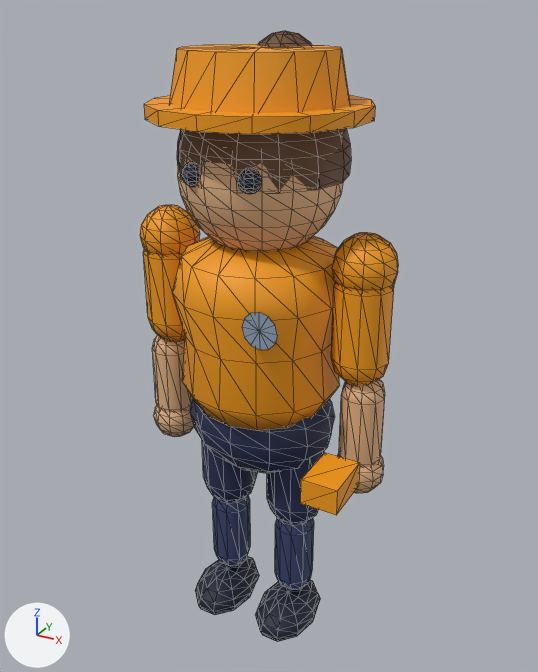
The glTF model apps/dashboard/public/assets/characters/release_agent.glb, before and after one commit.
The view is the same before and after, from a 50 mm camera at (1.33, -2.36, 2.56) aimed at (0.0, 0.06, 1.36). The axes (+X, +Y, +Z) are drawn at lower left. The lights are the same throughout. The older version comes first. Mesh edges are drawn as thin lines. Vertices at exactly the same position are counted once.

The older version as bpy lines, for what is in view:
```python
me_mesh_0 = bpy.data.meshes.new('Mesh_0')
me_mesh_0.from_pydata(...)  # 1954 vertices, 3510 faces; spans x -0.54..0.54, y -0.4..0.4, z 0.02..2.49
me_mesh_0.materials.append(mat_material_0)
ob_mesh_0 = bpy.data.objects.new('Mesh_0', me_mesh_0)
ob_mesh_0.location = (0.0, 0.0, 0.0)
```
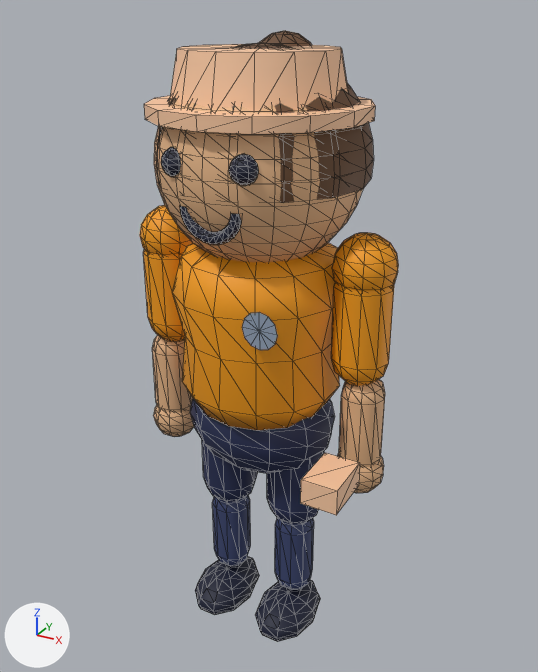
The edits, one by one:
me_mesh_0 is used by ob_mesh_0; location (0.0, 0.0, 0.0).
me_mesh_0 had 1954 vertices, 3510 faces and spanned x -0.54..0.54, y -0.4..0.4, z 0.02..2.49.
me_mesh_0 now has 2099 vertices, 3786 faces and spans x -0.54..0.54, y -0.4..0.41, z 0.02..2.49.
me_mesh_0 part 1: the loose piece of 141 vertices spanning x -0.31..0.31, y -0.29..0.33, z 2.01..2.38 is scaled about its middle by 1.25, then moved by (0.0, 0.0, 0.03).
me_mesh_0 part 2: a new loose piece of 78 vertices spanning x -0.12..0.12, y -0.35..-0.32, z 1.84..1.96, in mat_material_0.
me_mesh_0 part 3: 363 vertices removed from x -0.3..0.3, y -0.31..0.3, z 1.72..2.32; 430 vertices added at x -0.38..0.38, y -0.38..0.38, z 1.68..2.43.
me_mesh_0 part 4: 124 kept faces spanning x -0.39..0.51, y -0.4..0.4, z 0.95..2.44 get new vertex colours; the middle colour goes from orange #f59e0b to beige #fdcca5.

What differs and where, as boxes [x1, y1, x2, y2] in the pictures (538 x 672 px; the box of a moved part takes in the faces that stretch with it):
part 1 of me_mesh_0, moved or reshaped: before [177, 128, 351, 193]; after [156, 43, 374, 203]
part 2 of me_mesh_0, added: after [180, 206, 242, 245]
part 3 of me_mesh_0, moved or reshaped: before [177, 156, 343, 252]; after [154, 99, 363, 262]
part 4 of me_mesh_0, recoloured (orange to beige): [144, 44, 375, 515] in both
